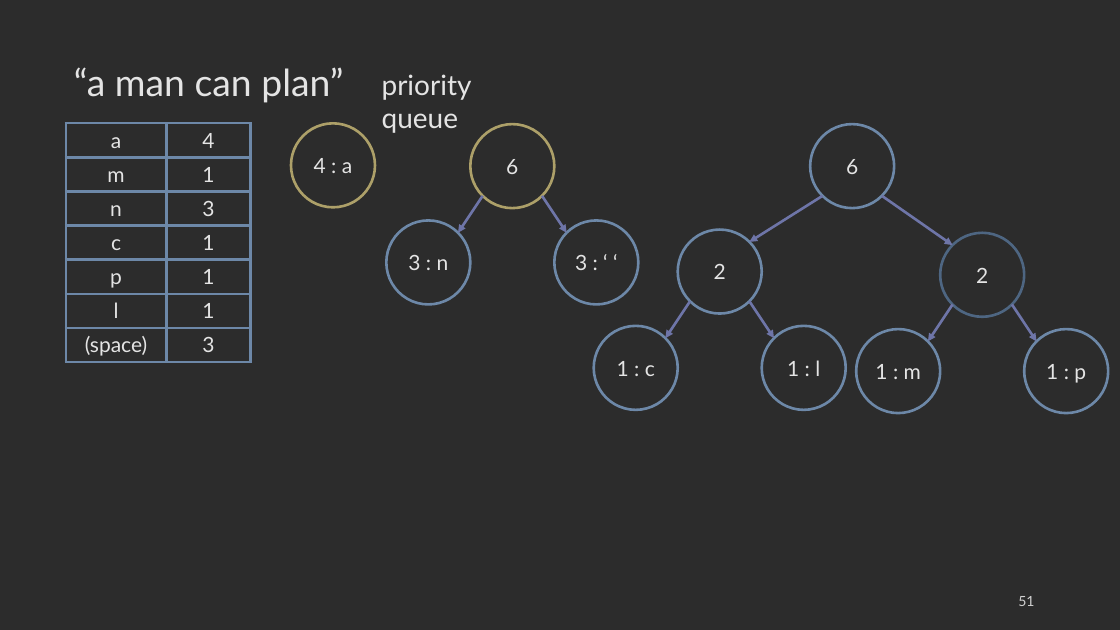
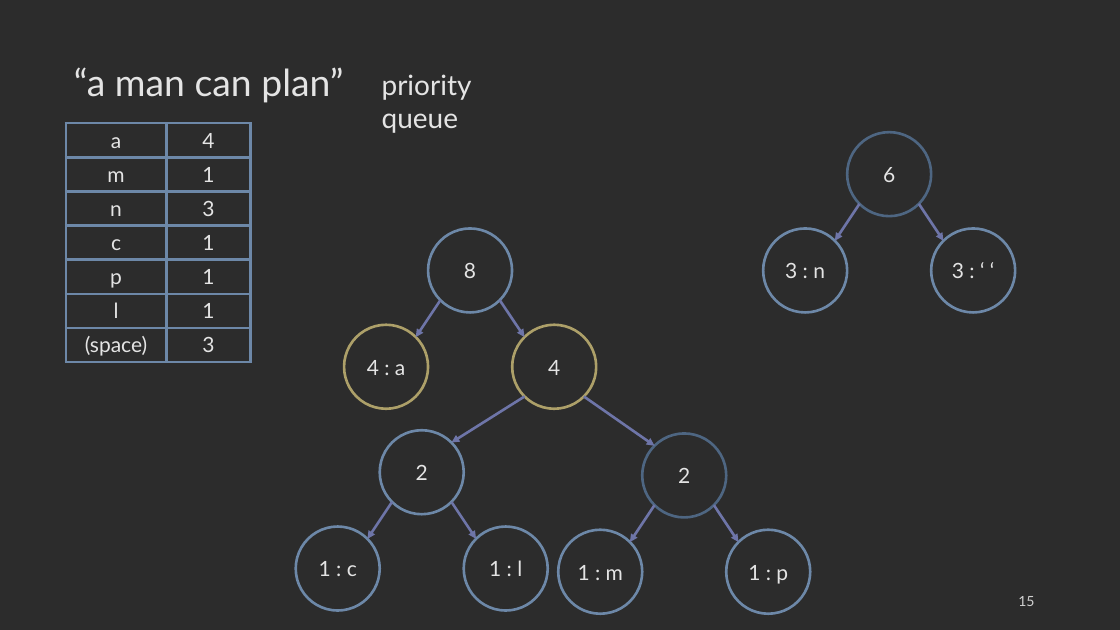
Before and after one commit to COP3530/edugator-content, a slide deck: slide 15 of greedy-algorithms/greedy-algorithms/images-ppt.pptx (slide 51 before the commit). Drawn at 1120x630 pixels with LibreOffice and Linux fonts; fonts in the diff are those of the drawing. Boxes give left, top, right and bottom in pixels: in the first picture for what was removed or moved away, otherwise in the second. Text is boxed around its words. In the diff, an @@ line names an element or a change of style, - is before the commit and + after.

```diff
--- a/greedy-algorithms/greedy-algorithms/images-ppt.pptx
+++ b/greedy-algorithms/greedy-algorithms/images-ppt.pptx
@@ ellipse removed at <box>811,124,895,208</box> @@
-6
@@ ellipse "6" at <box>848,132,932,216</box>: outline #ADA069 2.25 pt to #4E6682 2.25 pt @@
@@ 2 ellipses, 2 arrows: place and size @@
-2 ellipses, 2 arrows at <box>458,124,639,304</box>
+2 ellipses, 2 arrows at <box>835,132,1016,313</box>
@@ ellipse added at <box>429,229,513,313</box>, outline #6D88A8 2.25 pt, 18 pt, text #E4E4E4 @@
+8
@@ ellipse "3 : n": place and size @@
-ellipse "3 : n" at <box>386,220,471,304</box>
+ellipse "3 : n" at <box>764,229,848,313</box>
@@ ellipse "4 : a": place and size @@
-ellipse "4 : a" at <box>291,124,375,208</box>
+ellipse "4 : a" at <box>344,325,429,409</box>
@@ arrow added from (440, 300) to (416, 337), #6E75A8 2.25 pt @@
@@ arrow added from (500, 300) to (524, 337), #6E75A8 2.25 pt @@
@@ ellipse added at <box>513,325,597,409</box>, outline #ADA069 2.25 pt, 18 pt, text #E4E4E4 @@
+4
@@ 3 ellipses: place and size @@
-3 ellipses at <box>856,233,1108,413</box>
+3 ellipses at <box>559,434,811,614</box>
@@ 6 arrows, 3 ellipses: place and size @@
-6 arrows, 3 ellipses at <box>594,196,1037,410</box>
+6 arrows, 3 ellipses at <box>296,397,739,611</box>
@@ page number at <box>1018,596,1034,606</box>: text changed @@
-51
+15
```
Also in this commit, not shown: 11 other slides changed, 4 other files.
